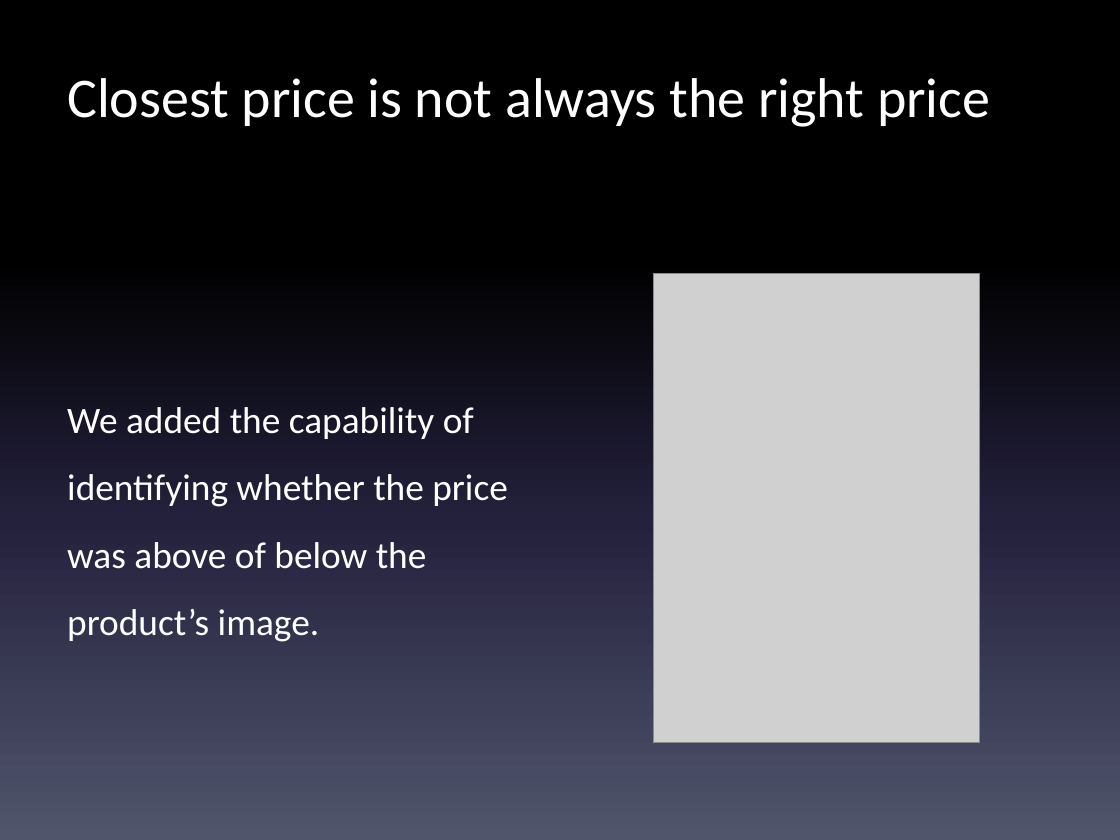
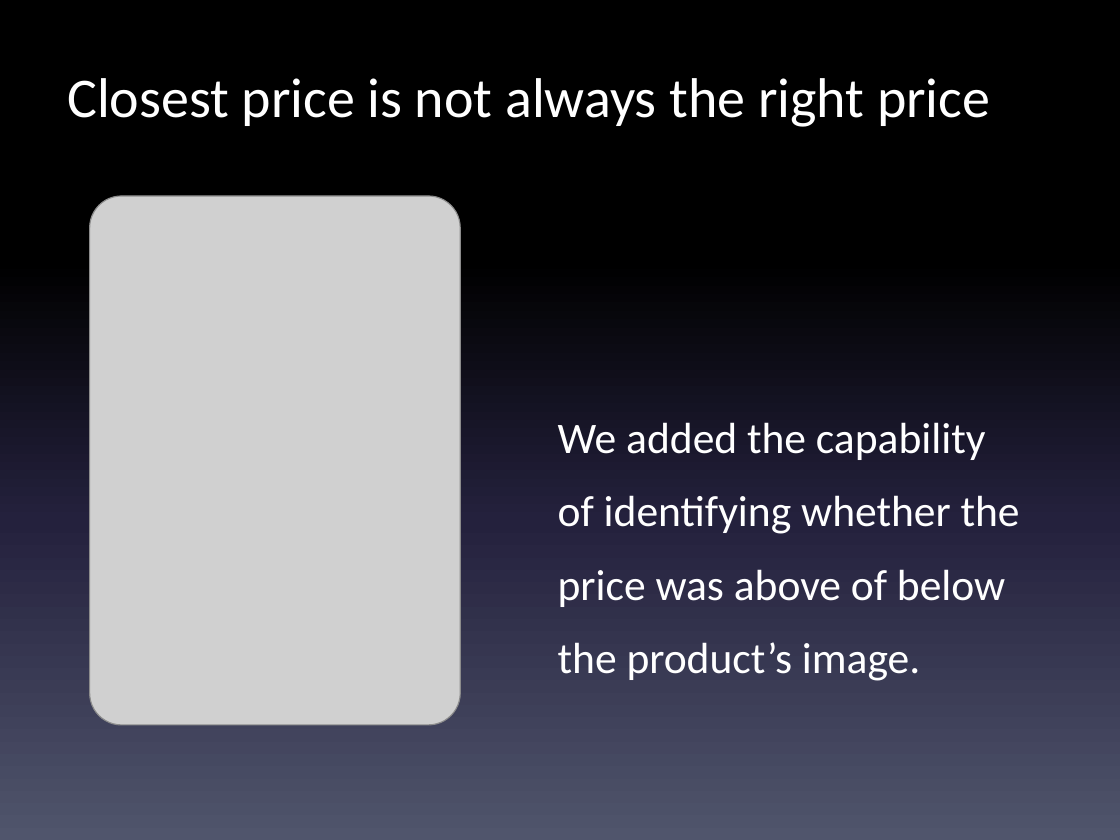
Before and after one commit to NYUITP/sp13_sply, a slide deck: slide 6 of Slides/errorCasesSlidesv1.pptx. Drawn at 1120x840 pixels with LibreOffice and Linux fonts; fonts in the diff are those of the drawing; grey boxes stand for pictures. Boxes give left, top, right and bottom in pixels: in the first picture for what was removed or moved away, otherwise in the second. Text is boxed around its words. In the diff, an @@ line names an element or a change of style, - is before the commit and + after.

```diff
--- a/Slides/errorCasesSlidesv1.pptx
+++ b/Slides/errorCasesSlidesv1.pptx
@@ picture: place and size @@
-picture at [653, 274, 980, 744]
+picture at [90, 196, 460, 725]
@@ text "We added the capability of ...": place and size @@
-text "We added the capability of ..." at [67, 407, 507, 642]
+text "We added the capability of ..." at [558, 422, 1020, 681]
@@ text "We added the capability of ..." at [558, 422, 1020, 681]: size 24 to 28 pt; line spacing 1.5 to 1.4 @@
```
Also in this commit, not shown: 4 other slides changed, 10 other files.
